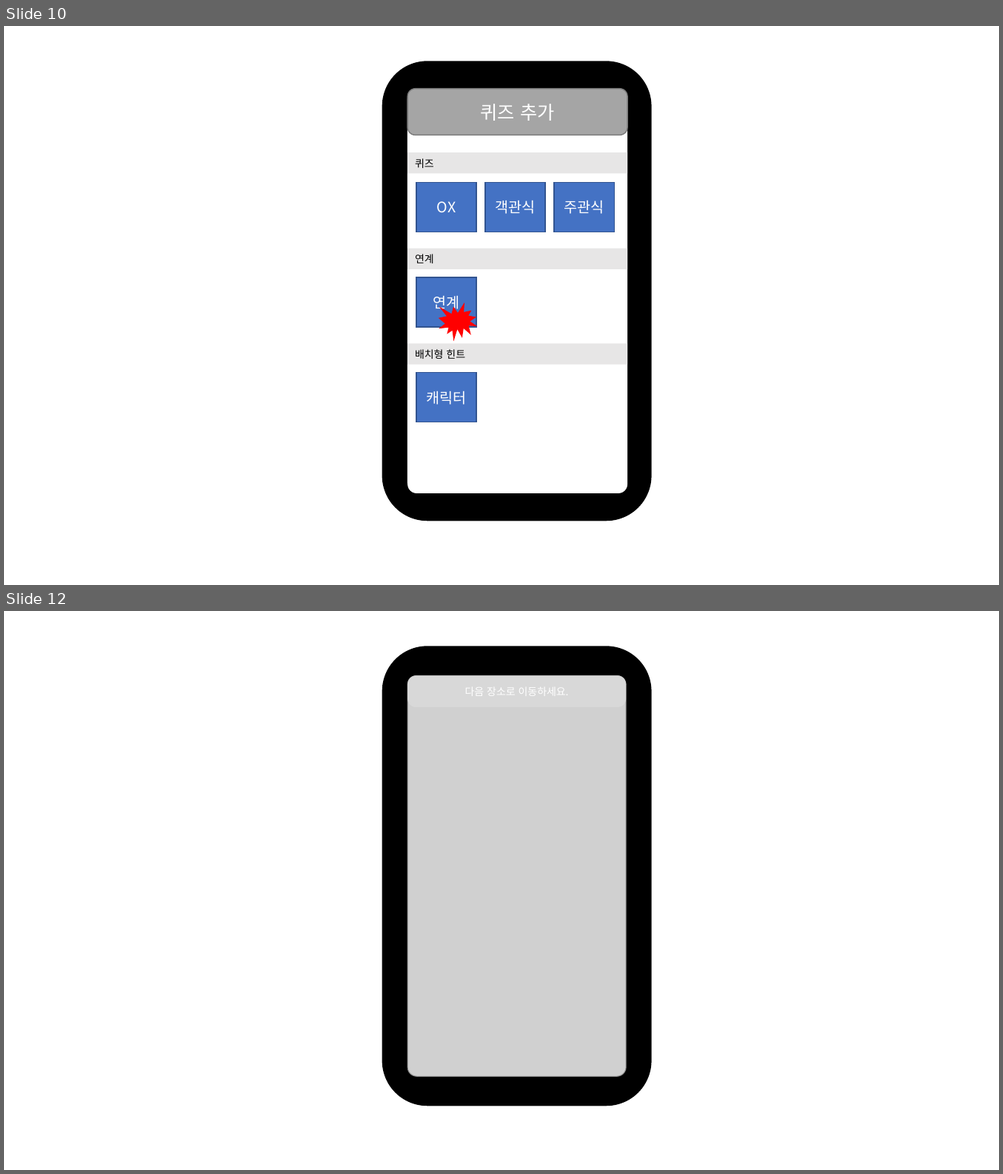
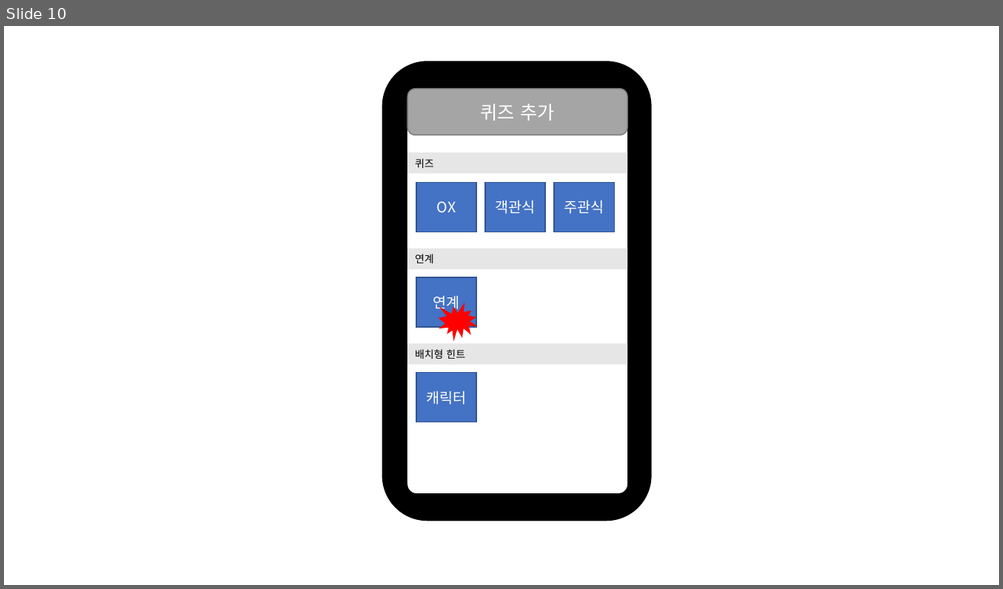
Before and after one commit to teamskh/Project-Treasurehunt_skhu, a slide deck: report/자료제작용ppt/퀴즈 루틴.pptx. Shown one above the other, each under a label of ours: slides 10 and 12 before the commit, slide 10 after it; the slides between them are not shown. The pictures are 1003x1174 and 1003x589 pixels, drawn with LibreOffice and Linux fonts; fonts in the diff are those of the drawing; grey boxes stand for pictures. Boxes give left, top, right and bottom in pixels: in the first picture for what was removed or moved away, otherwise in the second. Text is boxed around its words. In the diff, an @@ line names an element or a change of style, - is before the commit and + after.

```diff
--- a/report/자료제작용ppt/퀴즈 루틴.pptx
+++ b/report/자료제작용ppt/퀴즈 루틴.pptx
@@ slide 12 removed at bbox=[4, 611, 999, 1170], background #FFFFFF @@
@@ rounded rectangle removed at bbox=[382, 647, 651, 1106] @@
@@ picture removed at bbox=[407, 675, 626, 1077] @@
@@ rounded rectangle removed at bbox=[407, 676, 626, 707] @@
-다음 장소로 이동하세요.
```
Also in this commit, not shown: 1 slide changed, 3 slides added, 1 other slide removed.
